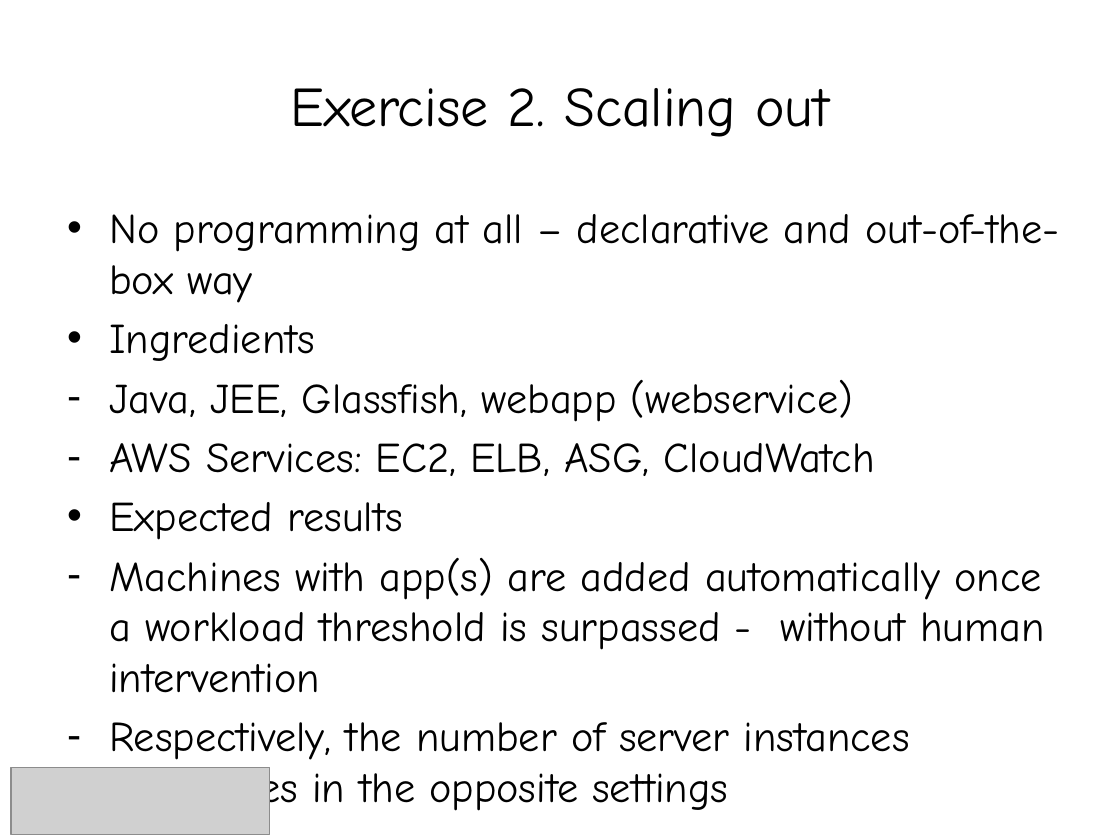
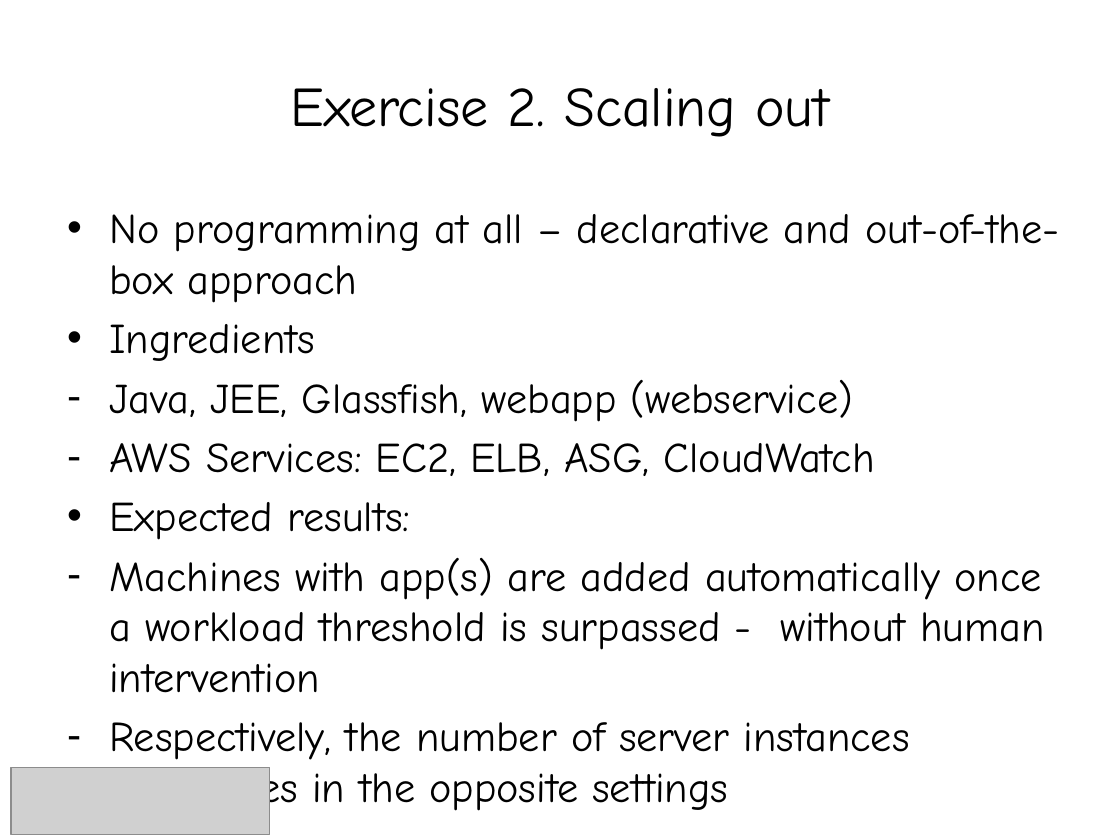
Before and after one commit to smolnik/diagrams, a slide deck: slide 27 of presentations/aws_ha_workshops.pptx (slide 25 before the commit). Drawn at 1120x840 pixels with LibreOffice and Linux fonts; fonts in the diff are those of the drawing; grey boxes stand for pictures. Boxes give left, top, right and bottom in pixels: in the first picture for what was removed or moved away, otherwise in the second. Text is boxed around its words. In the diff, an @@ line names an element or a change of style, - is before the commit and + after.

```diff
--- a/presentations/aws_ha_workshops.pptx
+++ b/presentations/aws_ha_workshops.pptx
@@ text at [109,214,1060,303]: text changed @@
-• No programming at all – declarative and out-of-the-box way
+• No programming at all – declarative and out-of-the-box approach
@@ text at [109,502,411,540]: text changed @@
-• Expected results
+• Expected results:
```
Also in this commit, not shown: 5 other slides changed, 3 slides added, 1 other file.
